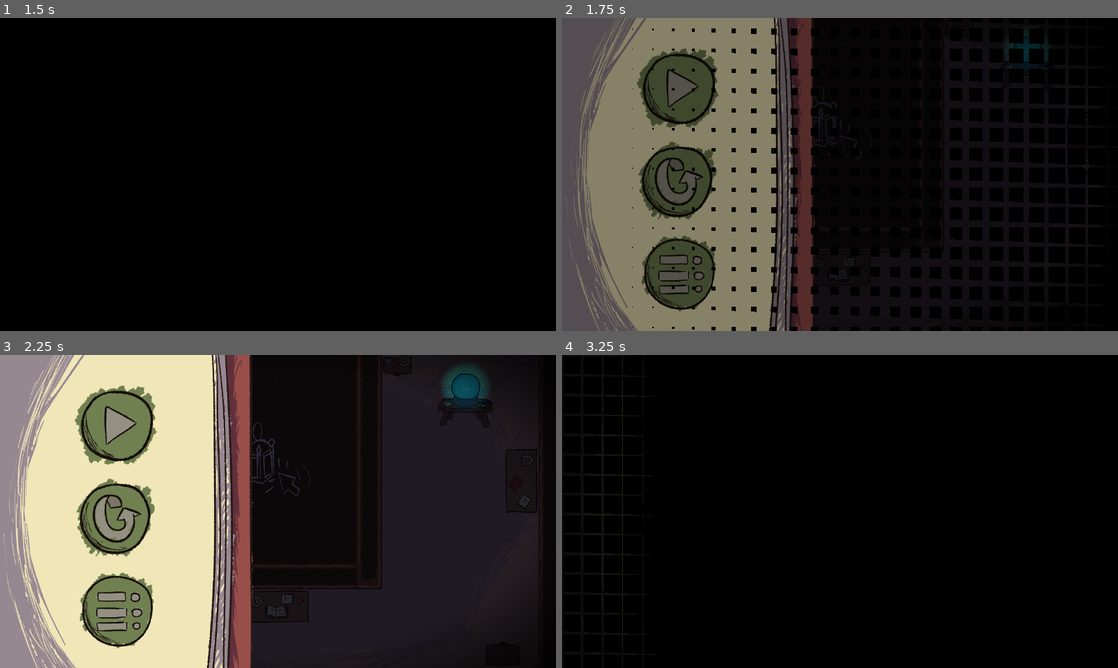
Above: before the commit, frames 1-4 (two rows, left to right).
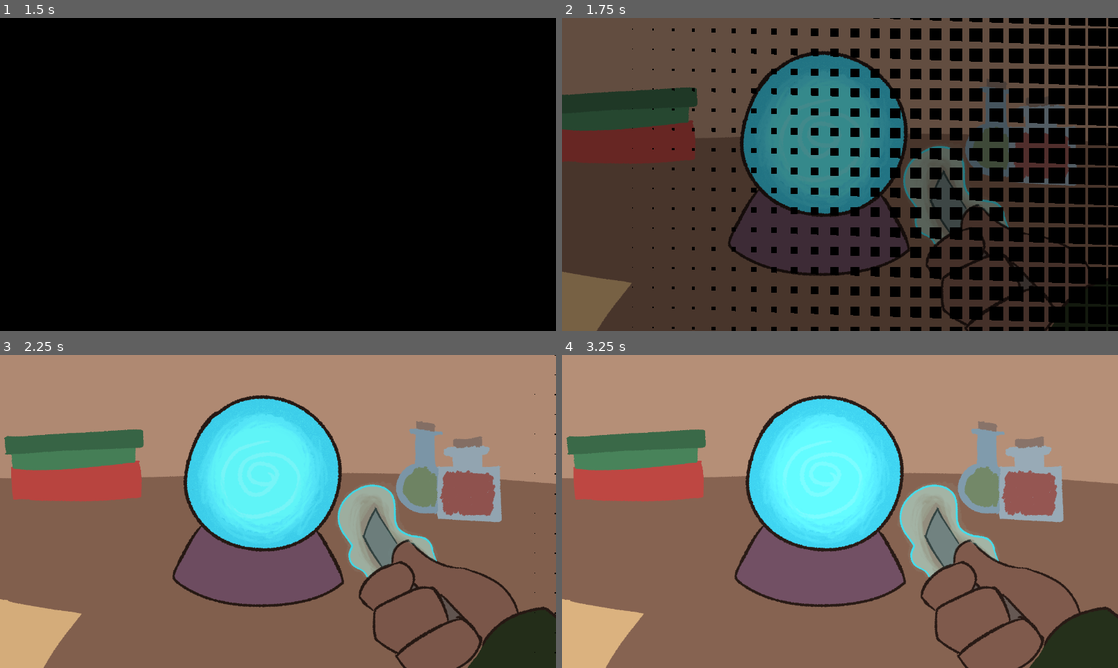
Above: after the commit, the same moments.

Repository: Dewott2501/SparksAndPaths
Game: Godot game, scene res://Scenes/GameScenes/TitleMenu.tscn
The game is run twice, just before and just after one commit, with the same random seed, the same clock (stepped at 60 frames per second) and the same inputs. Sound files missing from this copy of the repository are replaced by a short silence.
Inputs (mouse positions are in pixels of both pictures, inside the frame that each line leads up to):
- Up to frame 1 (1.5 s): click (272, 280) at 0.5 s; click (522, 43) at 1.27 s
- Up to frame 2 (1.75 s): no input
- Up to frame 3 (2.25 s): move the mouse to (400, 495) at 2.02 s; press the mouse at (400, 495) at 2.03 s
- Up to frame 4 (3.25 s): release the mouse at (962, 495) at 2.75 s; click (678, 514) at 2.77 s

Frame 1 is identical in both runs. In frame 2, 67% of the frame differs, in the area x 0-100%, y 0-100%; in frame 3, 98%; in frame 4, 100%.

Commit message:
first version!

Diff:
--- a/Scenes/GameScenes/InfoMenu.tscn
+++ b/Scenes/GameScenes/InfoMenu.tscn
@@ -106,7 +106,7 @@
 
 I implemented the theme in the gameplay avoiding the spirits to escape and get them back to the magic sphere
 
-I also used the wild card \"Betrayal\",  Where you can turn friendly blue spirits in aggresive purple spirits, you can use it in your favor on some levels"
+I had planned to use the wildcard  \"Betrayal\" when you lose a spirit but I didn't have the time to implement it..."
 
 [node name="P2" type="Node2D" parent="."]
 visible = false
--- /dev/null
+++ b/Scenes/GameScenes/IntroMenu.gd
@@ -0,0 +1,37 @@
+extends Node2D
+var shake = 0;
+
+# Called when the node enters the scene tree for the first time.
+func _ready():
+	#look at EndingMenu.gd comments
+	await get_tree().create_timer(0.5).timeout
+	var tween = get_tree().create_tween();
+	tween.tween_property($Cam, "zoom", Vector2(1, 1), 1).set_ease(Tween.EASE_OUT).set_trans(Tween.TRANS_EXPO)
+	await get_tree().create_timer(1).timeout
+	var tween2 = get_tree().create_tween();
+	tween2.tween_property($CanvasLayer/white, "color", Color(1, 1, 1, 0.6), 2).set_ease(Tween.EASE_IN).set_trans(Tween.TRANS_EXPO)
+	var tween3 = get_tree().create_tween();
+	tween3.tween_property($Cam, "zoom", Vector2(1.1, 1.1), 2).set_ease(Tween.EASE_IN).set_trans(Tween.TRANS_EXPO)
+	await get_tree().create_timer(2).timeout
+	var tween4 = get_tree().create_tween();
+	tween4.tween_property($Cam, "zoom", Vector2(1, 1), 2).set_ease(Tween.EASE_OUT).set_trans(Tween.TRANS_EXPO)
+	shake = 0.4;
+	$CanvasLayer/white.color = Color(0, 0, 0, 0);
+	$Cut1.visible = true;
+	await get_tree().create_timer(3).timeout
+	var tween5 = get_tree().create_tween();
+	tween5.tween_property($CanvasLayer/white, "color", Color(0, 0, 0, 1), 1)
+	Music.FadeSong(false);
+	await get_tree().create_timer(1).timeout
+	get_tree().change_scene_to_file("res://Scenes/GameScenes/S1.tscn")
+	pass # Replace with function body.
+
+func _process(delta):
+	if(shake > 0):
+		shake -= delta;
+		var rng = RandomNumberGenerator.new()
+		$Cam.position = Vector2(rng.randf_range(-6, 6), rng.randf_range(-6, 6))
+	else:
+		shake = 0;
+		$Cam.position = Vector2(0, 0)
+	pass
--- a/Scenes/GameScenes/IntroMenu.tscn
+++ b/Scenes/GameScenes/IntroMenu.tscn
@@ -1,3 +1,34 @@
-[gd_scene format=3 uid="uid://s2iilevalpg5"]
+[gd_scene load_steps=6 format=3 uid="uid://s2iilevalpg5"]
+
+[ext_resource type="Script" path="res://Scenes/GameScenes/IntroMenu.gd" id="1_bot4t"]
+[ext_resource type="Texture2D" uid="uid://ym17c10d5yu8" path="res://Sprites/Menu/intro/cut0.png" id="1_jy31v"]
+[ext_resource type="Texture2D" uid="uid://fksgdysqfp4v" path="res://Sprites/Menu/intro/cut1.png" id="2_bwm0i"]
+[ext_resource type="PackedScene" uid="uid://c20ldr86uq6d2" path="res://Scenes/GameAssets/important/transition.tscn" id="4_1xhvp"]
+[ext_resource type="PackedScene" uid="uid://bly13v5pnk2fn" path="res://Scenes/GameAssets/important/sfx.tscn" id="5_5oekt"]
 
 [node name="IntroMenu" type="Node2D"]
+script = ExtResource("1_bot4t")
+
+[node name="Cam" type="Camera2D" parent="."]
+zoom = Vector2(1.2, 1.2)
+
+[node name="Cut0" type="Sprite2D" parent="."]
+texture = ExtResource("1_jy31v")
+
+[node name="Cut1" type="Sprite2D" parent="."]
+visible = false
+texture = ExtResource("2_bwm0i")
+
+[node name="CanvasLayer" type="CanvasLayer" parent="."]
+
+[node name="Transition" parent="CanvasLayer" instance=ExtResource("4_1xhvp")]
+
+[node name="white" type="ColorRect" parent="CanvasLayer"]
+anchors_preset = 15
+anchor_right = 1.0
+anchor_bottom = 1.0
+grow_horizontal = 2
+grow_vertical = 2
+color = Color(1, 1, 1, 0)
+
+[node name="SFX" parent="." instance=ExtResource("5_5oekt")]
--- a/Scenes/GameScenes/S6.tscn
+++ b/Scenes/GameScenes/S6.tscn
@@ -575,7 +575,6 @@
 AreaColor = Color(0, 1, 0, 1)
 
 [node name="SafeArea" parent="." instance=ExtResource("26_ya2ca")]
-visible = false
 
 [connection signal="mouse_entered" from="CanvasLayer/FinishSp/Button" to="CanvasLayer/FinishSp/Button/R0" method="_on_button_mouse_entered"]
 [connection signal="mouse_exited" from="CanvasLayer/FinishSp/Button" to="CanvasLayer/FinishSp/Button/R0" method="_on_button_mouse_exited"]
--- a/Scenes/GameScenes/S8.tscn
+++ b/Scenes/GameScenes/S8.tscn
@@ -482,7 +482,6 @@
 AreaColor = Color(0, 1, 0, 1)
 
 [node name="MagicBlock" parent="." instance=ExtResource("24_jr5b8")]
-visible = false
 position = Vector2(-470, -51)
 scale = Vector2(0.745, 0.745)
 
--- a/Scripts/MagicArea.gd
+++ b/Scripts/MagicArea.gd
@@ -6,6 +6,7 @@
 @export var TotalRequired = 1;
 @export var AreaColor : Color;
 var p = load("res://Scenes/GameAssets/Particles/particleCube.tscn");
+@onready var sound = get_tree().get_current_scene().get_node("SFX");
 var amount = 0;
 var animt = 0;
 var unlock = false;
@@ -45,10 +46,12 @@
 				if(!_node.visible):
 					_node.visible = true;
 					spawnParticle(_node);
+					sound.playsound("cubeON", 1, 0.4)
 			else:
 				if(_node.visible):
 					_node.visible = false;
 					spawnParticle(_node);
+					sound.playsound("cubeOFF", 1, 0.4)
 
 			if(unlock || altUnlock): _node.set_collision_layer(2)
 			else: _node.set_collision_layer(1)
@@ -62,11 +65,13 @@
 				if(extraBox.visible):
 					extraBox.visible = false;
 					spawnParticle(extraBox);
+					sound.playsound("cubeON", 1, 0.4)
 				extraBox.set_collision_layer(2)
 			else:
 				if(!extraBox.visible):
 					extraBox.visible = true;
 					spawnParticle(extraBox);
+					sound.playsound("cubeOFF", 1, 0.4)
 				extraBox.set_collision_layer(1)
 
 	pass # Replace with function body.
--- a/Scripts/Main Scripts/EndingMenu.gd
+++ b/Scripts/Main Scripts/EndingMenu.gd
@@ -1,8 +1,11 @@
 extends Node2D
 # Called when the node enters the scene tree for the first time.
 func _ready():
-	Music.changeSong("menu");
+	Music.changeSong("ENDING");
 	Music.FadeSong(true);
+
+	#the horror
+	#Note: search a better way to do this type of s$%&
 	await get_tree().create_timer(0.5).timeout
 	var tween = get_tree().create_tween();
 	tween.tween_property($Canvas/white, "modulate", Color(1, 1, 1, 0), 1)
--- a/Scripts/Main Scripts/FinishMenu.gd
+++ b/Scripts/Main Scripts/FinishMenu.gd
@@ -108,7 +108,7 @@
 	tra.start(true)
 	var sceneName = str(get_tree().current_scene.name);
 	var numb = int(sceneName) + 1
-	if(op == 2 || numb >= 11): Music.FadeSong(false)
+	if(op == 2 || numb >= 11 || numb == 6): Music.FadeSong(false)
 	await get_tree().create_timer(0.5).timeout
 	match op:
 		0:
--- a/Scripts/Main Scripts/Manager2D.gd
+++ b/Scripts/Main Scripts/Manager2D.gd
@@ -20,7 +20,9 @@
 # Called when the node enters the scene tree for the first time.
 func _ready():
 	if(Music.volume < -30):
-		Music.changeSong("level")
+		var sceneName = str(get_tree().current_scene.name);
+		if(int(sceneName) >= 6): Music.changeSong("level2")
+		else: Music.changeSong("level")
 		Music.FadeSong(true);
 
 	var lamps = get_tree().get_nodes_in_group("Lamp")
--- a/Scripts/Main Scripts/TitleMenu.gd
+++ b/Scripts/Main Scripts/TitleMenu.gd
@@ -7,6 +7,9 @@
 var isActive = true
 # Called when the node enters the scene tree for the first time.
 func _ready():
+	if(!Music.playing):
+		Music.changeSong("menu")
+		Music.FadeSong(true);
 	#get_node("CanvasLayer/Transition").start(false);
 	pass # Replace with function body.
 
@@ -51,7 +54,7 @@
 		0:
 			get_tree().change_scene_to_file("res://Scenes/GameScenes/InfoMenu.tscn")
 		1:
-			get_tree().change_scene_to_file("res://Scenes/GameScenes/S1.tscn")
+			get_tree().change_scene_to_file("res://Scenes/GameScenes/IntroMenu.tscn")
 		2:
 			get_tree().change_scene_to_file("res://Scenes/GameScenes/LevelMenu.tscn")
 	pass
--- a/Scripts/Main Scripts/music.gd
+++ b/Scripts/Main Scripts/music.gd
@@ -15,4 +15,7 @@
 		AudioServer.set_bus_mute(1, !AudioServer.is_bus_mute(1))
 
 	if(volume_db != volume):
-		volume_db = lerpf(volume_db, volume, delta * 10);
+		if(volume < volume_db):
+			volume_db = lerpf(volume_db, volume, delta * 0.5);
+		else:
+			volume_db = lerpf(volume_db, volume, delta * 4);
--- a/project.godot
+++ b/project.godot
@@ -66,3 +66,4 @@
 
 renderer/rendering_method="gl_compatibility"
 renderer/rendering_method.mobile="gl_compatibility"
+environment/defaults/default_clear_color=Color(0, 0, 0, 1)
Not shown, added: Audio/Music/ENDING.wav.import
Not shown, added: Audio/Music/level2.wav.import
Not shown, added: Audio/SFX/cubeOFF.ogg.import
Not shown, added: Audio/SFX/cubeON.ogg.import
Binary file added: Sprites/Menu/intro/cut0.png
Not shown, added: Sprites/Menu/intro/cut0.png.import
Binary file added: Sprites/Menu/intro/cut1.png
Not shown, added: Sprites/Menu/intro/cut1.png.import
Not shown, added: Audio/Music/ENDING.wav
Not shown, added: Audio/Music/level2.wav
Not shown, added: Audio/SFX/cubeOFF.ogg
Not shown, added: Audio/SFX/cubeON.ogg
